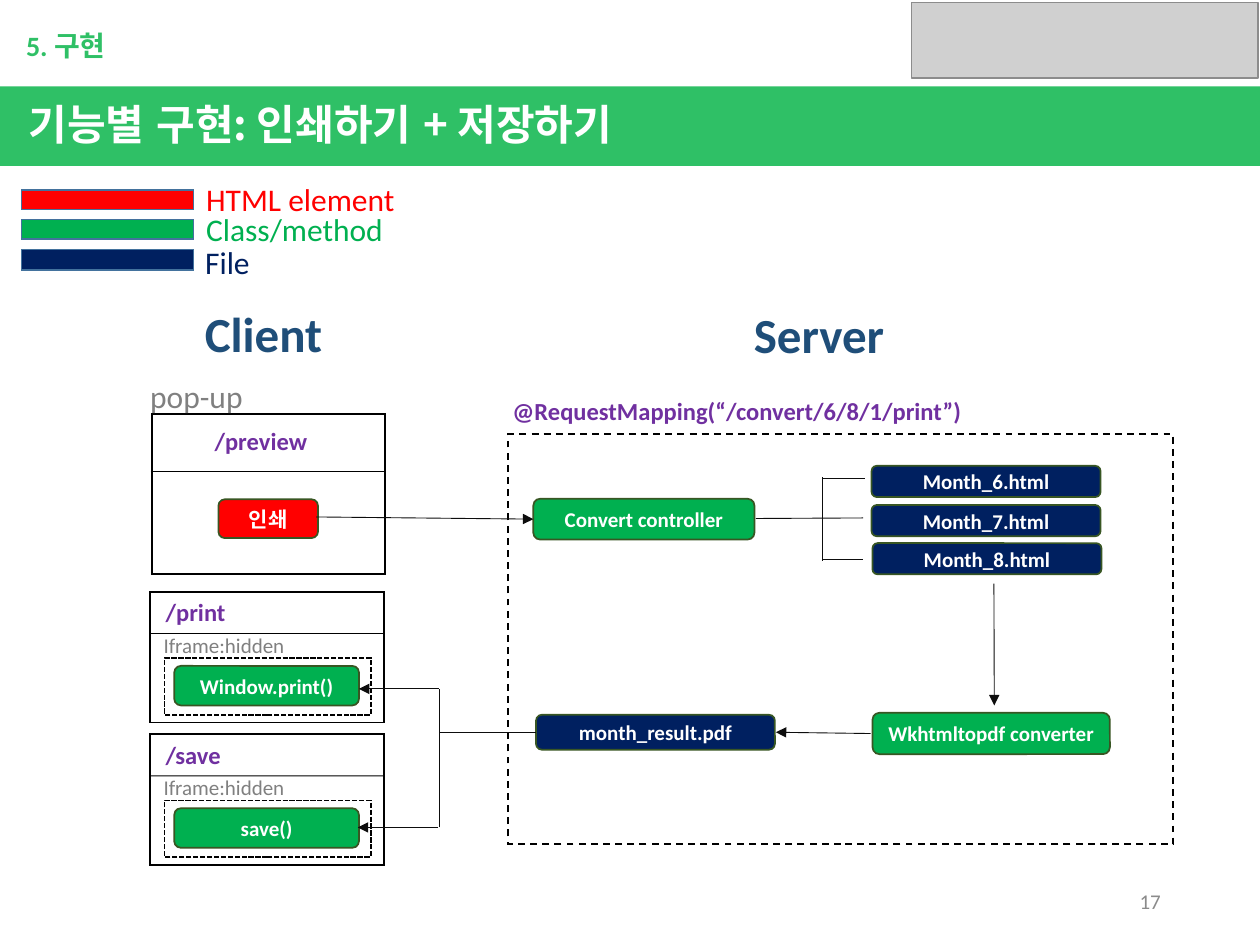
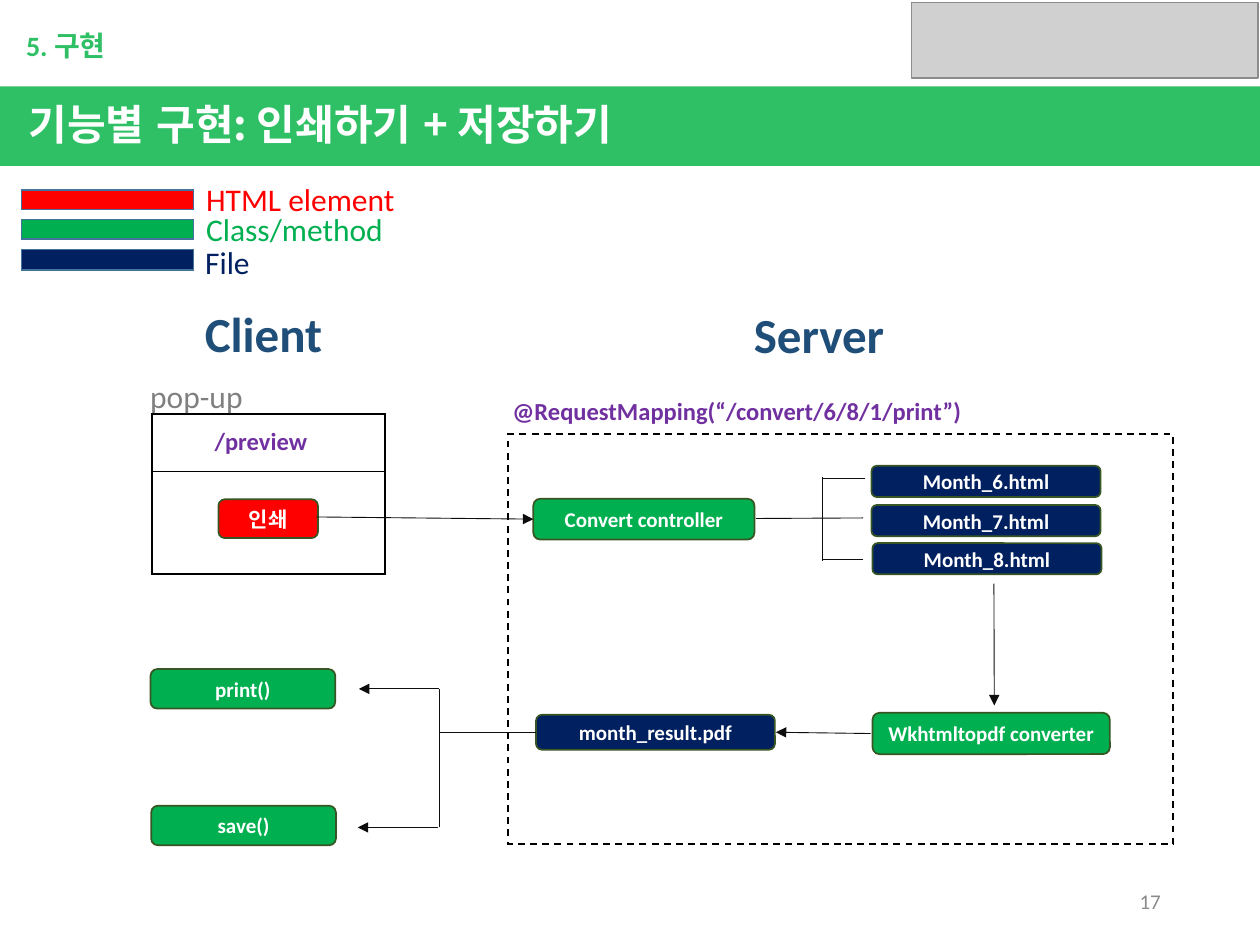
Before and after one commit to lwoody/HtmltoPdf, a slide deck: slide 17 of prototype.pptx. Drawn at 1260x945 pixels with LibreOffice and Linux fonts; fonts in the diff are those of the drawing; grey boxes stand for pictures. Boxes give left, top, right and bottom in pixels: in the first picture for what was removed or moved away, otherwise in the second. Text is boxed around its words. In the diff, an @@ line names an element or a change of style, - is before the commit and + after.

```diff
--- a/prototype.pptx
+++ b/prototype.pptx
@@ group removed at [149, 592, 384, 723]: 2 rectangles, 2 texts, 1 line @@
-/print
-Iframe:hidden
@@ rounded rectangle "print()": place and size @@
-rounded rectangle "print()" at [174, 667, 359, 706]
+rounded rectangle "print()" at [150, 669, 335, 708]
@@ text in rounded rectangle at [215, 681, 270, 701]: text changed @@
-Window.print()
+print()
@@ rounded rectangle "save()": place and size @@
-rounded rectangle "save()" at [174, 809, 359, 848]
+rounded rectangle "save()" at [151, 806, 336, 845]
@@ group removed at [149, 735, 384, 866]: 2 rectangles, 2 texts, 1 line @@
-/save
-Iframe:hidden
```
Also in this commit, not shown: 5 other slides changed, 2 slides removed.
